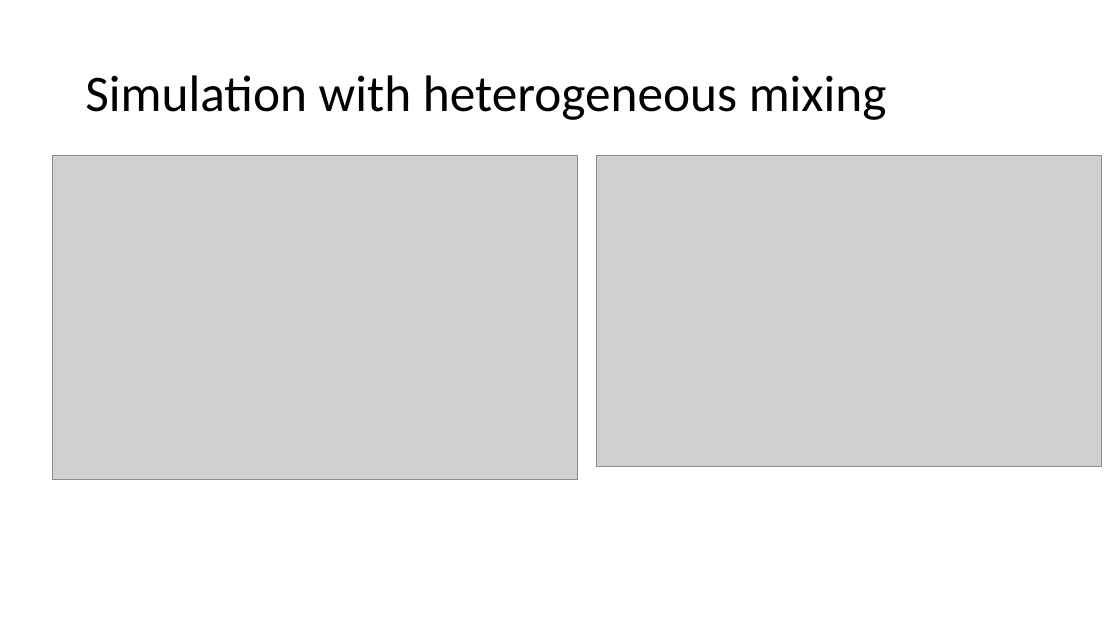
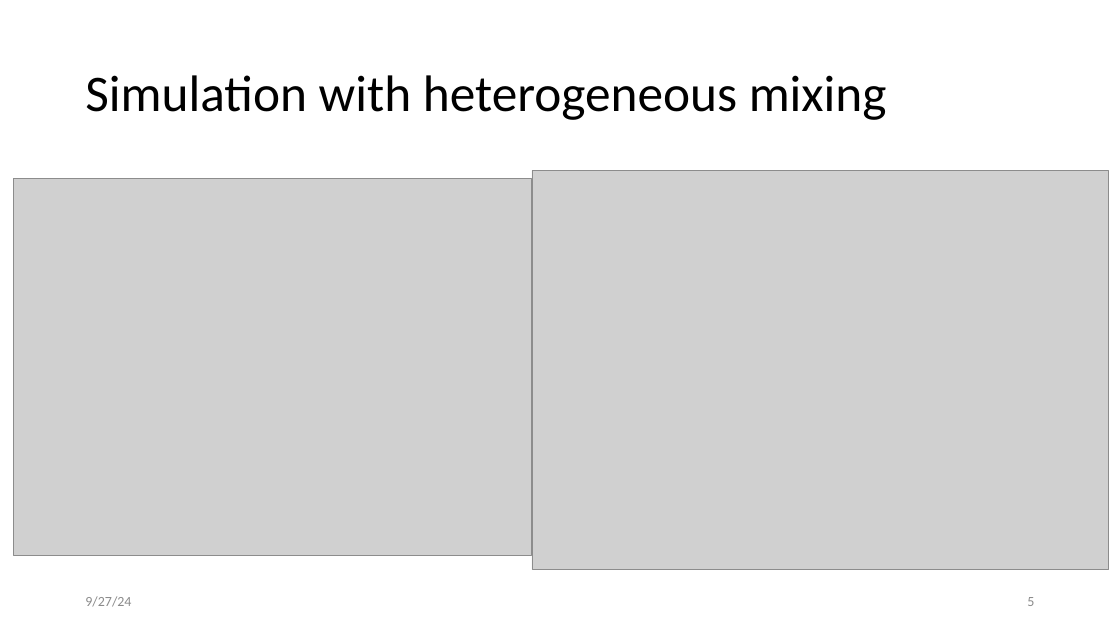
Before and after one commit to Charnadata/Group-6, a slide deck: slide 5 of GWAC-powerpoint.pptx. Drawn at 1120x630 pixels with LibreOffice and Linux fonts; fonts in the diff are those of the drawing; grey boxes stand for pictures. Boxes give left, top, right and bottom in pixels: in the first picture for what was removed or moved away, otherwise in the second. Text is boxed around its words. In the diff, an @@ line names an element or a change of style, - is before the commit and + after.

```diff
--- a/GWAC-powerpoint.pptx
+++ b/GWAC-powerpoint.pptx
@@ picture: place and size @@
-picture at [597,155,1102,467]
+picture at [13,179,533,555]
@@ picture: place and size @@
-picture at [52,155,578,480]
+picture at [532,171,1108,570]
@@ text added at [85,596,131,607], 12 pt, text #8C8C8C @@
+9/27/24
@@ page number added at [1027,597,1034,606], 12 pt, text #8C8C8C @@
+5
```
Also in this commit, not shown: 3 other slides changed, 4 slides added, 2 slides removed.
